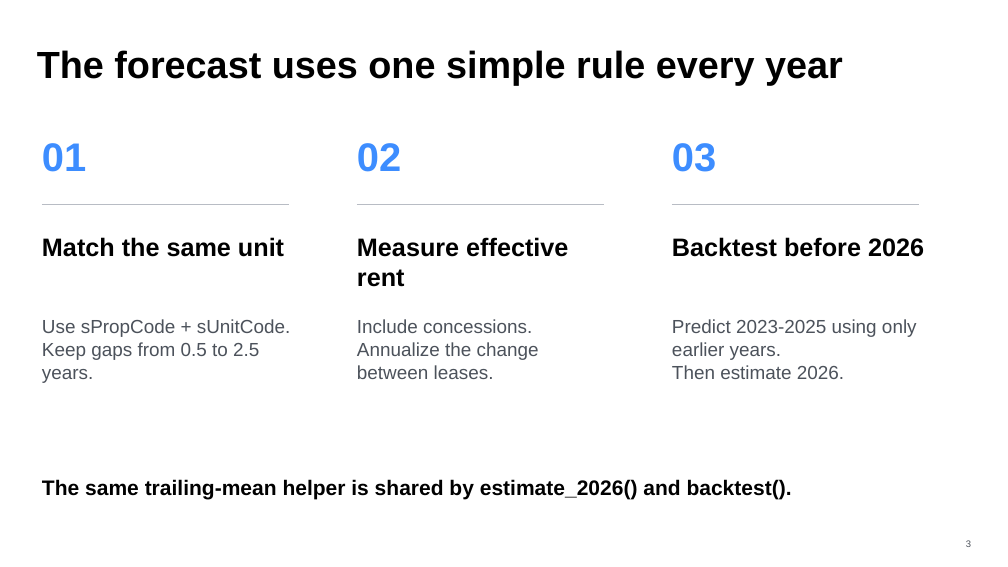
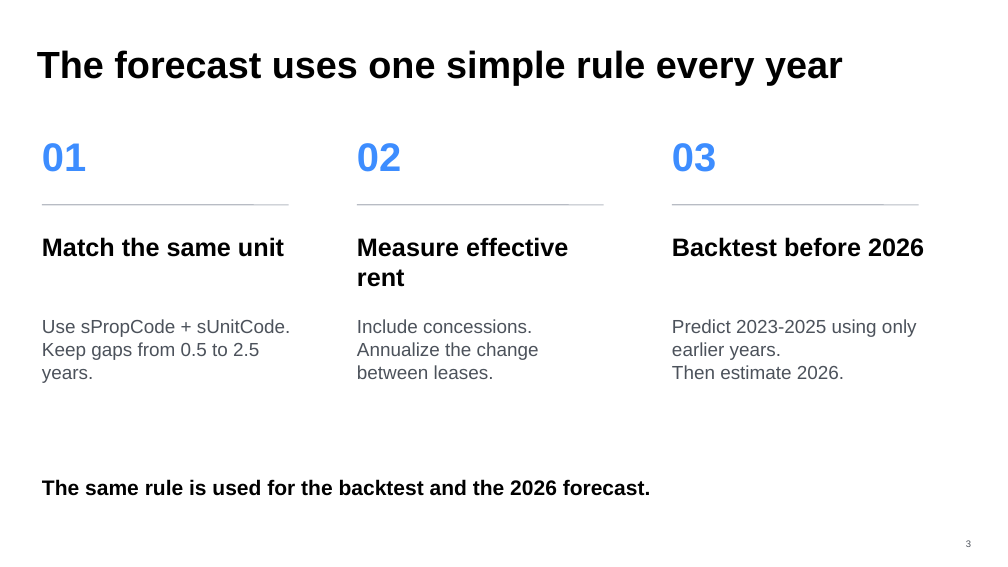
Before and after one commit to serafii/CodeML2026, a slide deck: slide 3 of Collection_Equinoxe_2026_Forecast.pptx. Drawn at 1008x567 pixels with LibreOffice and Linux fonts; fonts in the diff are those of the drawing. Boxes give left, top, right and bottom in pixels: in the first picture for what was removed or moved away, otherwise in the second. Text is boxed around its words. In the diff, an @@ line names an element or a change of style, - is before the commit and + after.

```diff
--- a/Collection_Equinoxe_2026_Forecast.pptx
+++ b/Collection_Equinoxe_2026_Forecast.pptx
@@ text at (42, 479, 651, 496): text changed @@
-The same trailing-mean helper is shared by estimate_2026() and backtest().
+The same rule is used for the backtest and the 2026 forecast.
```
Also in this commit, not shown: 3 other slides changed, 2 slides added, 1 slide removed.
